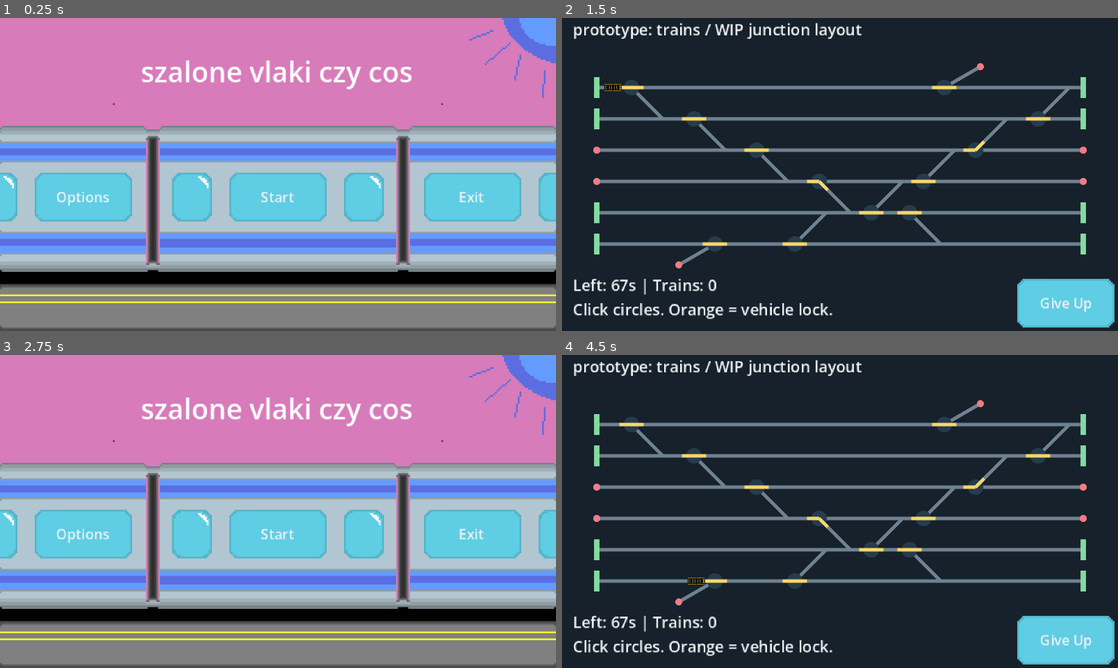
Above: before the commit, frames 1-4 (two rows, left to right).
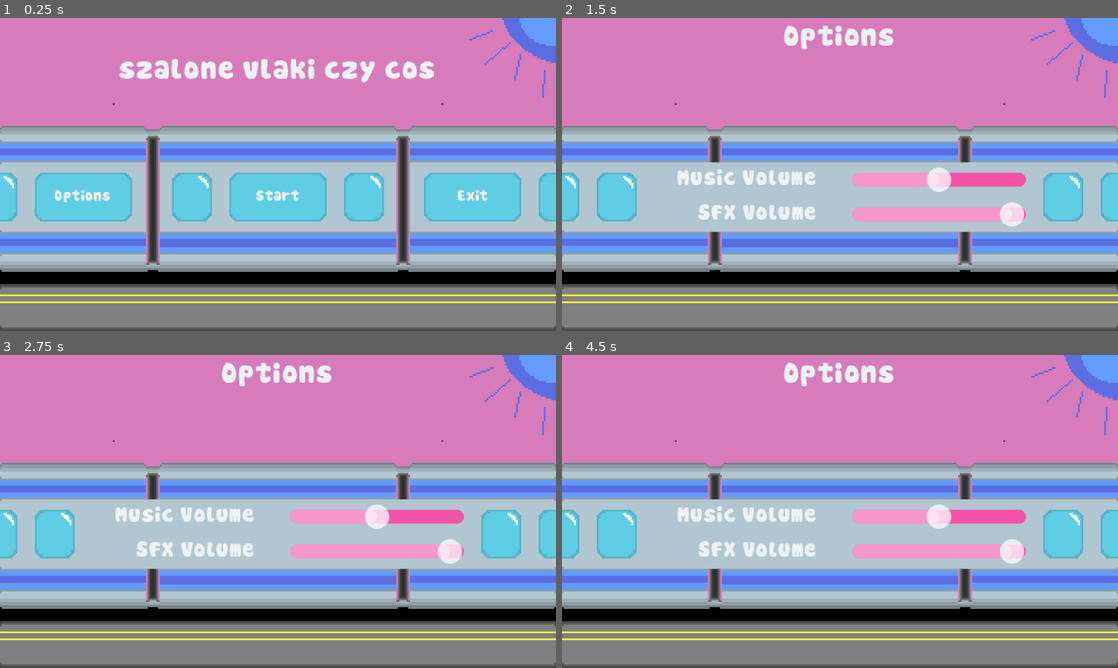
Above: after the commit, the same moments.

Repository: goteusz-maszyk/gierka-dzamik-haven
Game: Godot game, scene res://scene/main_menu.tscn
Two runs of this game, one before a commit and one after it. Both use one fixed random seed, a clock stepped at 60 frames per second and the inputs below.
Inputs (mouse positions are in pixels of both pictures, inside the frame that each line leads up to):
- Up to frame 1 (0.25 s): no input
- Up to frame 2 (1.5 s): click "Options" at 0.5 s; click (840, 196) at 1.25 s, where only the run before the commit has a clickable "Start"
- Up to frame 3 (2.75 s): click (505, 639) at 2 s, where only the run before the commit has a clickable "Give Up"
- Up to frame 4 (4.5 s): click (840, 533) at 2.75 s, where only the run before the commit has a clickable "Start"; click (1067, 639) at 3.5 s, where only the run before the commit has a clickable "Give Up"; click (840, 533) at 4.25 s, where only the run before the commit has a clickable "Start"

The runs differ from the first frame. In frame 1, 2.9% of the frame differs, in the area x 9-88%, y 13-60%; in frame 2, 99%, in the area x 0-100%, y 0-100%; in frame 3, 13%; in frame 4, 99%.

Commit message:
options screen

Diff:
--- a/config/game_ui.tres
+++ b/config/game_ui.tres
@@ -1,16 +1,34 @@
-[gd_resource type="Theme" load_steps=2 format=3]
+[gd_resource type="Theme" format=3 uid="uid://v3j7p52oslm8"]
 
-[sub_resource type="StyleBoxFlat" id="StyleBoxFlat_panel"]
-bg_color = Color(0.09, 0.13, 0.17, 1)
-border_width_left = 1
-border_width_top = 1
-border_width_right = 1
-border_width_bottom = 1
-border_color = Color(0.51, 0.86, 0.63, 1)
+[ext_resource type="FontFile" uid="uid://bbphh85nry6pq" path="res://assets/Pou-Font.ttf" id="1_fqp0a"]
+
+[sub_resource type="StyleBoxFlat" id="StyleBoxFlat_5ar3a"]
+content_margin_left = 4.0
+content_margin_top = 4.0
+content_margin_right = 4.0
+content_margin_bottom = 4.0
+bg_color = Color(0.95597607, 0.32238165, 0.65956026, 1)
+corner_radius_top_left = 4
+corner_radius_top_right = 4
+corner_radius_bottom_right = 4
+corner_radius_bottom_left = 4
+
+[sub_resource type="StyleBoxFlat" id="StyleBoxFlat_nnvho"]
+bg_color = Color(0.69803923, 0.7764706, 0.81960785, 1)
+corner_radius_top_left = 8
+corner_radius_top_right = 8
+corner_radius_bottom_right = 8
+corner_radius_bottom_left = 8
+shadow_color = Color(0, 0, 0, 0)
+
+[sub_resource type="StyleBoxFlat" id="StyleBoxFlat_fqp0a"]
+bg_color = Color(0.69803923, 0.7764706, 0.81960785, 1)
 
 [resource]
-default_font_size = 9
+HSlider/styles/slider = SubResource("StyleBoxFlat_5ar3a")
 Label/colors/font_color = Color(0.93, 0.95, 0.96, 1)
-Panel/styles/panel = SubResource("StyleBoxFlat_panel")
+Label/fonts/font = ExtResource("1_fqp0a")
+Panel/styles/panel = SubResource("StyleBoxFlat_nnvho")
+PanelContainer/styles/panel = SubResource("StyleBoxFlat_fqp0a")
+TextureButton/constants/minimum_height = 28
 TextureButton/constants/minimum_width = 56
-TextureButton/constants/minimum_height = 28
--- /dev/null
+++ b/default_bus_layout.tres
@@ -0,0 +1,15 @@
+[gd_resource type="AudioBusLayout" format=3 uid="uid://ba58oiu46kdjt"]
+
+[resource]
+bus/1/name = &"Music"
+bus/1/solo = false
+bus/1/mute = false
+bus/1/bypass_fx = false
+bus/1/volume_db = 0.0
+bus/1/send = &"Master"
+bus/2/name = &"SFX"
+bus/2/solo = false
+bus/2/mute = false
+bus/2/bypass_fx = false
+bus/2/volume_db = 0.0
+bus/2/send = &"Master"
--- a/project.godot
+++ b/project.godot
@@ -16,6 +16,14 @@
 run/main_scene="uid://cgvgdnaa68ssl"
 config/features=PackedStringArray("4.7", "GL Compatibility")
 config/icon="res://icon.svg"
+
+[audio]
+
+buses/default_bus_layout="uid://ba58oiu46kdjt"
+
+[autoload]
+
+MusicManager="*uid://beuxlq7lsxfrg"
 
 [display]
 
--- a/scene/button.tscn
+++ b/scene/button.tscn
@@ -2,16 +2,18 @@
 
 [ext_resource type="Script" uid="uid://cmrxsyu3r8gm1" path="res://scripts/buttton.gd" id="1_b5a7g"]
 [ext_resource type="Texture2D" uid="uid://1esj56ndryt4" path="res://assets/button_ninepatch.png" id="2_auuqi"]
-[ext_resource type="Theme" path="res://config/game_ui.tres" id="3_theme"]
+[ext_resource type="Theme" uid="uid://v3j7p52oslm8" path="res://config/game_ui.tres" id="3_theme"]
 
 [node name="Button" type="TextureButton" unique_id=1723740496]
+custom_minimum_size = Vector2(56, 28)
 offset_right = 56.0
 offset_bottom = 28.0
 theme = ExtResource("3_theme")
 script = ExtResource("1_b5a7g")
+hover_color = null
+transition_duration = null
 
 [node name="Background" type="NinePatchRect" parent="." unique_id=322782978]
-mouse_filter = 2
 layout_mode = 1
 anchors_preset = 15
 anchor_right = 1.0
@@ -26,16 +28,15 @@
 patch_margin_bottom = 4
 
 [node name="BoxContainer" type="BoxContainer" parent="." unique_id=1761660193]
-mouse_filter = 2
 layout_mode = 1
 anchors_preset = 15
 anchor_right = 1.0
 anchor_bottom = 1.0
 grow_horizontal = 2
 grow_vertical = 2
+mouse_filter = 2
 alignment = 1
 
 [node name="Label" type="Label" parent="BoxContainer" unique_id=1197611898]
-mouse_filter = 2
 layout_mode = 2
 theme_override_font_sizes/font_size = 8
--- a/scene/main_menu.tscn
+++ b/scene/main_menu.tscn
@@ -2,12 +2,14 @@
 
 [ext_resource type="Script" uid="uid://d05itsov12cyu" path="res://scripts/main_menu.gd" id="1_2fwvj"]
 [ext_resource type="Texture2D" uid="uid://bsjwa3w73h6ft" path="res://assets/main menu.png" id="1_hxu56"]
+[ext_resource type="Theme" uid="uid://v3j7p52oslm8" path="res://config/game_ui.tres" id="1_sepwh"]
 [ext_resource type="PackedScene" uid="uid://b05o6ky4kg05v" path="res://scene/button.tscn" id="2_hxu56"]
 [ext_resource type="AudioStream" uid="uid://jxu3ahna4c7c" path="res://assets/tomek_i_przyjaciele.mp3" id="4_0iwki"]
 
 [node name="MainMenu" type="Control" unique_id=2024463473]
 layout_mode = 3
 anchors_preset = 0
+theme = ExtResource("1_sepwh")
 script = ExtResource("1_2fwvj")
 
 [node name="background" type="Sprite2D" parent="." unique_id=1150299490]
@@ -32,6 +34,8 @@
 offset_top = 89.0
 offset_right = 20.0
 offset_bottom = 89.0
+hover_color = Color(1, 1.1, 1.1, 1)
+transition_duration = 0.15
 text = "Options"
 
 [node name="StartBtn" parent="." unique_id=64624246 instance=ExtResource("2_hxu56")]
@@ -40,6 +44,8 @@
 offset_top = 89.0
 offset_right = 132.0
 offset_bottom = 89.0
+hover_color = Color(1, 1.1, 1.1, 1)
+transition_duration = 0.15
 text = "Start"
 
 [node name="ExitBtn" parent="." unique_id=1805175452 instance=ExtResource("2_hxu56")]
@@ -48,11 +54,14 @@
 offset_top = 89.0
 offset_right = 244.0
 offset_bottom = 89.0
+hover_color = Color(1, 1.1, 1.1, 1)
+transition_duration = 0.15
 text = "Exit"
 
 [node name="TomekIPrzyjaciele" type="AudioStreamPlayer" parent="." unique_id=1757005088]
 stream = ExtResource("4_0iwki")
 autoplay = true
 
+[connection signal="button_down" from="OptionsBtn" to="." method="_on_options_btn_click"]
+[connection signal="pressed" from="StartBtn" to="." method="_on_start_btn_click"]
 [connection signal="button_down" from="ExitBtn" to="." method="_on_exit_btn_click"]
-[connection signal="pressed" from="StartBtn" to="." method="_on_start_btn_click"]
--- /dev/null
+++ b/scene/options.tscn
@@ -0,0 +1,87 @@
+[gd_scene format=3 uid="uid://bpe7wt6tympse"]
+
+[ext_resource type="Theme" uid="uid://v3j7p52oslm8" path="res://config/game_ui.tres" id="1_lcy60"]
+[ext_resource type="Texture2D" uid="uid://bsjwa3w73h6ft" path="res://assets/main menu.png" id="2_6kqe7"]
+[ext_resource type="Script" uid="uid://dghhgip08mdsb" path="res://scripts/options.gd" id="2_fvdw5"]
+
+[node name="Options" type="Control" unique_id=850809138]
+layout_mode = 3
+anchors_preset = 15
+anchor_right = 1.0
+anchor_bottom = 1.0
+grow_horizontal = 2
+grow_vertical = 2
+theme = ExtResource("1_lcy60")
+script = ExtResource("2_fvdw5")
+
+[node name="background" type="Sprite2D" parent="." unique_id=1994232335]
+position = Vector2(160, 90)
+texture = ExtResource("2_6kqe7")
+
+[node name="CenterText" type="HBoxContainer" parent="." unique_id=2007297839]
+layout_mode = 0
+offset_right = 320.0
+offset_bottom = 24.0
+alignment = 1
+
+[node name="Label" type="Label" parent="CenterText" unique_id=2023236237]
+layout_mode = 2
+theme_override_font_sizes/font_size = 16
+text = "Options"
+horizontal_alignment = 1
+vertical_alignment = 1
+
+[node name="PanelContainer" type="PanelContainer" parent="." unique_id=1215370391]
+layout_mode = 0
+offset_left = 53.0
+offset_top = 83.0
+offset_right = 267.0
+offset_bottom = 123.0
+theme = ExtResource("1_lcy60")
+
+[node name="OptionsContainer" type="VBoxContainer" parent="PanelContainer" unique_id=179059285]
+layout_mode = 2
+alignment = 1
+
+[node name="VBoxContainer" type="HBoxContainer" parent="PanelContainer/OptionsContainer" unique_id=727563805]
+layout_mode = 2
+theme_override_constants/separation = 20
+alignment = 2
+
+[node name="MusicVolumeLabel" type="Label" parent="PanelContainer/OptionsContainer/VBoxContainer" unique_id=594710833]
+layout_mode = 2
+theme_override_font_sizes/font_size = 12
+text = "Music Volume"
+horizontal_alignment = 1
+vertical_alignment = 1
+
+[node name="MusicVolumeSlider" type="HSlider" parent="PanelContainer/OptionsContainer/VBoxContainer" unique_id=1804427340]
+custom_minimum_size = Vector2(100, 0)
+layout_mode = 2
+min_value = 0.0
+max_value = 2.0
+step = 0.05
+value = 1.0
+
+[node name="VBoxContainer2" type="HBoxContainer" parent="PanelContainer/OptionsContainer" unique_id=1836158706]
+layout_mode = 2
+theme_override_constants/separation = 20
+alignment = 2
+
+[node name="MusicVolumeLabel" type="Label" parent="PanelContainer/OptionsContainer/VBoxContainer2" unique_id=1085454413]
+layout_mode = 2
+theme_override_font_sizes/font_size = 12
+text = "SFX Volume"
+horizontal_alignment = 1
+vertical_alignment = 1
+
+[node name="SFXVolumeSlider" type="HSlider" parent="PanelContainer/OptionsContainer/VBoxContainer2" unique_id=1465646359]
+custom_minimum_size = Vector2(100, 0)
+layout_mode = 2
+min_value = 0.0
+max_value = 100.0
+step = 1.0
+value = 100.0
+
+[connection signal="value_changed" from="PanelContainer/OptionsContainer/VBoxContainer/MusicVolumeSlider" to="." method="_on_music_slider"]
+[connection signal="value_changed" from="PanelContainer/OptionsContainer/VBoxContainer2/SFXVolumeSlider" to="." method="_on_sfx_slider"]
--- a/scripts/buttton.gd
+++ b/scripts/buttton.gd
@@ -1,5 +1,8 @@
 @tool
 extends TextureButton
+
+@export var hover_color := Color(1, 1.1, 1.1, 1.0)
+@export var transition_duration := 0.15
 
 @export var text: String:
 	set(value):
@@ -8,5 +11,20 @@
 			$BoxContainer/Label.text = text
 
 func _ready() -> void:
+	mouse_entered.connect(_on_mouse_entered)
+	mouse_exited.connect(_on_mouse_exited)
 	custom_minimum_size = Vector2(get_theme_constant("minimum_width"), get_theme_constant("minimum_height"))
 	$BoxContainer/Label.text = text
+
+func _on_mouse_entered():
+	animate_color(hover_color, Color.WEB_GRAY)
+
+func _on_mouse_exited():
+	animate_color(Color.WHITE, Color.WHITE)
+
+func animate_color(target_bg: Color, target_lb: Color):
+	var tween_bg = $Background.create_tween()
+	tween_bg.tween_property(self, "modulate", target_bg, transition_duration)
+
+	var tween_lb = $BoxContainer/Label.create_tween()
+	tween_lb.tween_property($BoxContainer/Label, "modulate", target_lb, transition_duration)
--- a/scripts/game.gd
+++ b/scripts/game.gd
@@ -31,6 +31,7 @@
 	traffic.warning_created.connect($Sfx/Warning.play)
 	traffic.train_spawned.connect(_on_train_spawned)
 	simulation.buffer_hit.connect($Sfx/Buffer.play)
+	MusicManager.stop_music()
 	_update_ui()
 
 
--- a/scripts/main_menu.gd
+++ b/scripts/main_menu.gd
@@ -1,5 +1,7 @@
 extends Control
 
+func _ready() -> void:
+	MusicManager.play_music(preload("res://assets/tomek_i_przyjaciele.mp3"))
 
 func _on_start_btn_click() -> void:
 	get_tree().change_scene_to_file("res://scene/game.tscn")
@@ -7,3 +9,7 @@
 
 func _on_exit_btn_click() -> void:
 	get_tree().quit()
+
+
+func _on_options_btn_click() -> void:
+	get_tree().change_scene_to_file("res://scene/options.tscn")
--- /dev/null
+++ b/scripts/music_manager.gd
@@ -0,0 +1,21 @@
+extends Node
+
+var music_player: AudioStreamPlayer
+
+func _ready():
+	music_player = AudioStreamPlayer.new()
+	music_player.bus = "Music"
+	add_child(music_player)
+
+func play_music(stream: AudioStream):
+	if music_player.stream == stream and music_player.playing:
+		return
+
+	music_player.stream = stream
+	music_player.play()
+
+func stop_music():
+	music_player.stop()
+
+func set_volume(value: float):
+	music_player.volume_db = linear_to_db(max(value, 0.001))
--- /dev/null
+++ b/scripts/options.gd
@@ -0,0 +1,28 @@
+extends Control
+
+@onready var music_slider: HSlider = $PanelContainer/OptionsContainer/VBoxContainer/MusicVolumeSlider
+@onready var sfx_slider: HSlider = $PanelContainer/OptionsContainer/VBoxContainer2/SFXVolumeSlider
+
+func _ready() -> void:
+	MusicManager.stop_music()
+	var music_db := AudioServer.get_bus_volume_db(AudioServer.get_bus_index("Music"))
+	music_slider.value = music_slider.max_value - db_to_linear(music_db)
+
+	var sfx_db := AudioServer.get_bus_volume_db(AudioServer.get_bus_index("SFX"))
+	sfx_slider.value = db_to_linear(sfx_db) * sfx_slider.max_value
+
+func _on_music_slider(value: float) -> void:
+	_set_bus_volume("Music", music_slider.max_value - value)
+
+func _on_sfx_slider(value: float) -> void:
+	_set_bus_volume("SFX", value / sfx_slider.max_value)
+
+func _set_bus_volume(bus_name: String, linear_volume: float) -> void:
+	AudioServer.set_bus_volume_db(
+		AudioServer.get_bus_index(bus_name),
+		linear_to_db(linear_volume)
+	)
+
+func _input(event: InputEvent) -> void:
+	if event.is_action_pressed("ui_cancel"):
+		get_tree().change_scene_to_file("res://scene/main_menu.tscn")
Not shown, added: scripts/music_manager.gd.uid
Not shown, added: scripts/options.gd.uid
